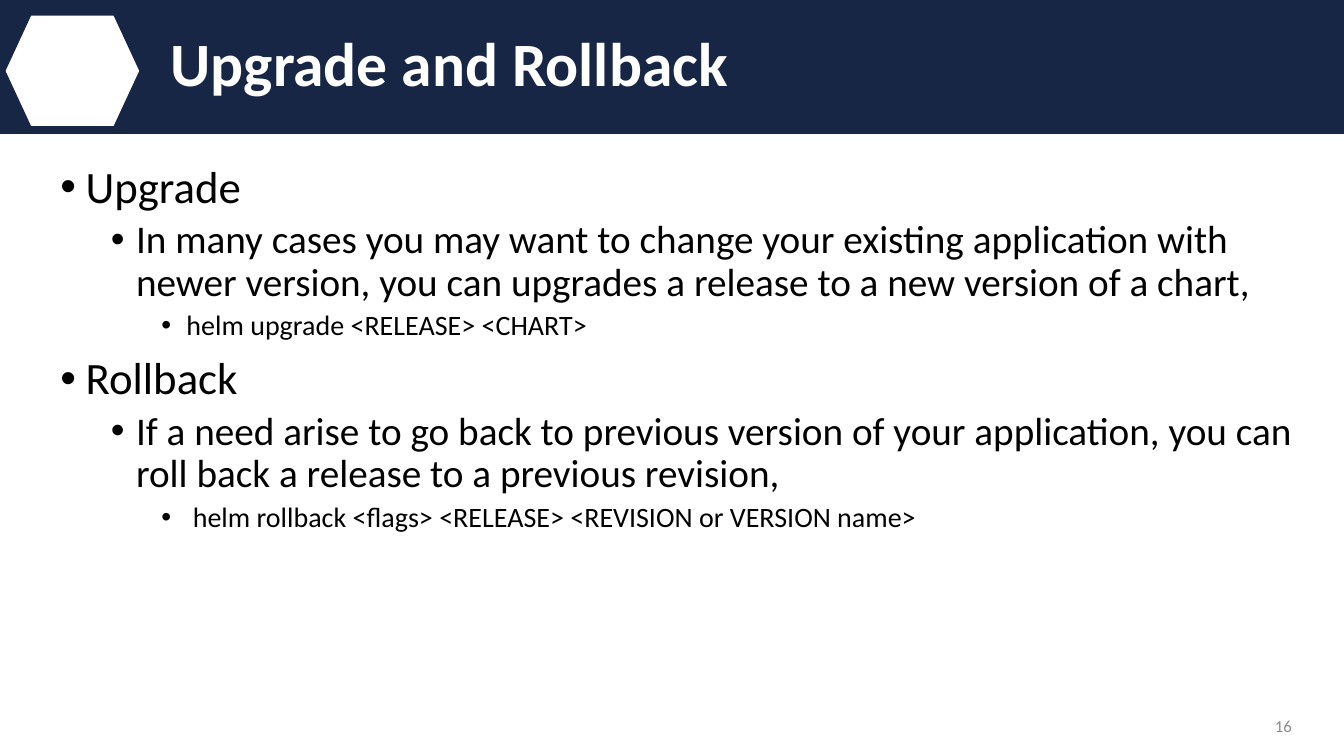
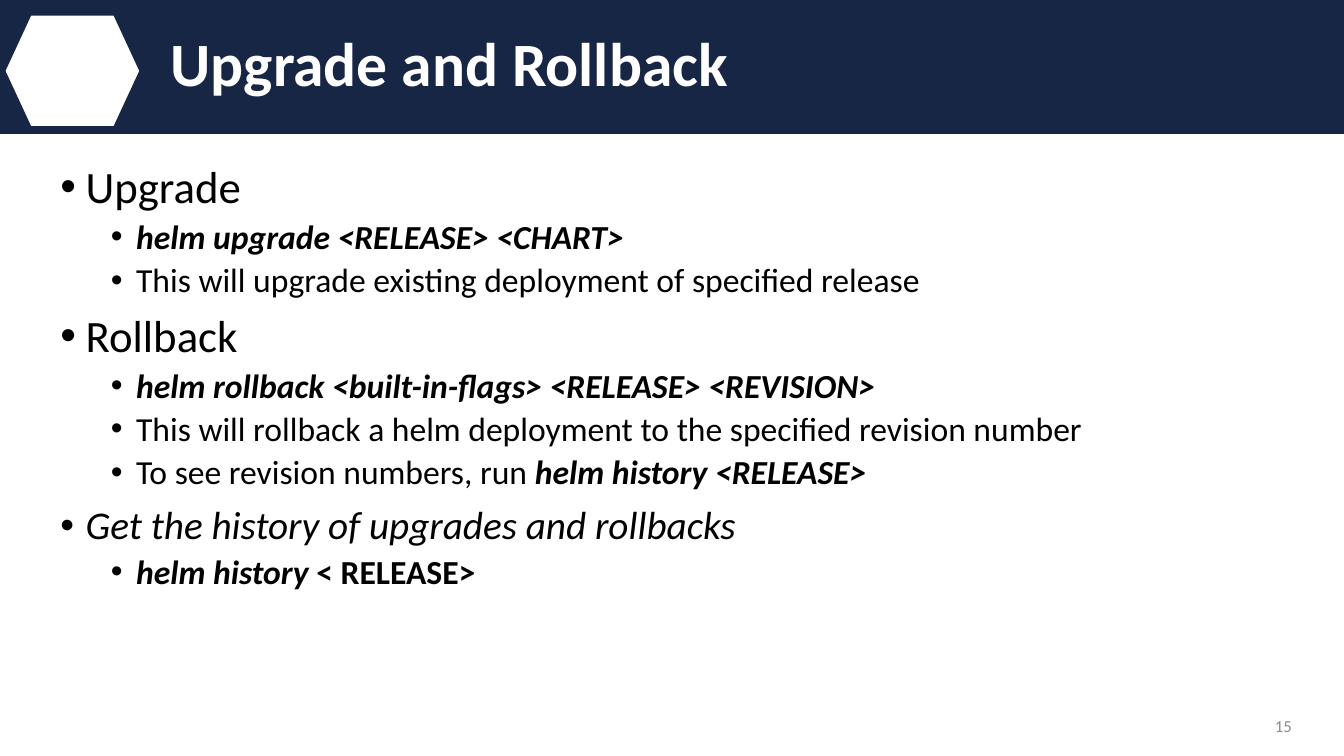
Before and after one commit to IBM/helm101, a slide deck: slide 15 of presentation/Helm.pptx (slide 16 before the commit). Drawn at 1344x756 pixels with LibreOffice and Linux fonts; fonts in the diff are those of the drawing; background and template pictures are left out. Boxes give left, top, right and bottom in pixels: in the first picture for what was removed or moved away, otherwise in the second. Text is boxed around its words. In the diff, an @@ line names an element or a change of style, - is before the commit and + after.

```diff
--- a/presentation/Helm.pptx
+++ b/presentation/Helm.pptx
@@ text at (136,225,1249,303): paragraph removed @@
-  • In many cases you may want to change your existing application with newer version, you can upgrades a release to a new version of a chart,
@@ text at (136,225,623,255): size 20 to 24 pt, bold on, italic on in "helm upgrade <RELEASE> <CHART>"; list level 3 to 2 in "helm upgrade <RELEASE> <CHART>" @@
@@ text at (136,268,919,298): paragraph added @@
+  • This will upgrade existing deployment of specified release
@@ text at (86,374,1081,590): text changed; size 28 to 24 pt; italic on @@
-  • If a need arise to go back to previous version of your application, you can roll back a release to a previous revision,
-    • helm rollback <flags> <RELEASE> <REVISION or VERSION name>
+  • helm rollback <built-in-flags> <RELEASE> <REVISION>
+  • This will rollback a helm deployment to the specified revision number
+  • To see revision numbers, run helm history <RELEASE>
+• Get the history of upgrades and rollbacks
+  • helm history < RELEASE>
@@ page number at (1275,721,1292,732): text changed @@
-16
+15
```
Also in this commit, not shown: 15 other slides changed, 11 slides added, 2 slides removed.
